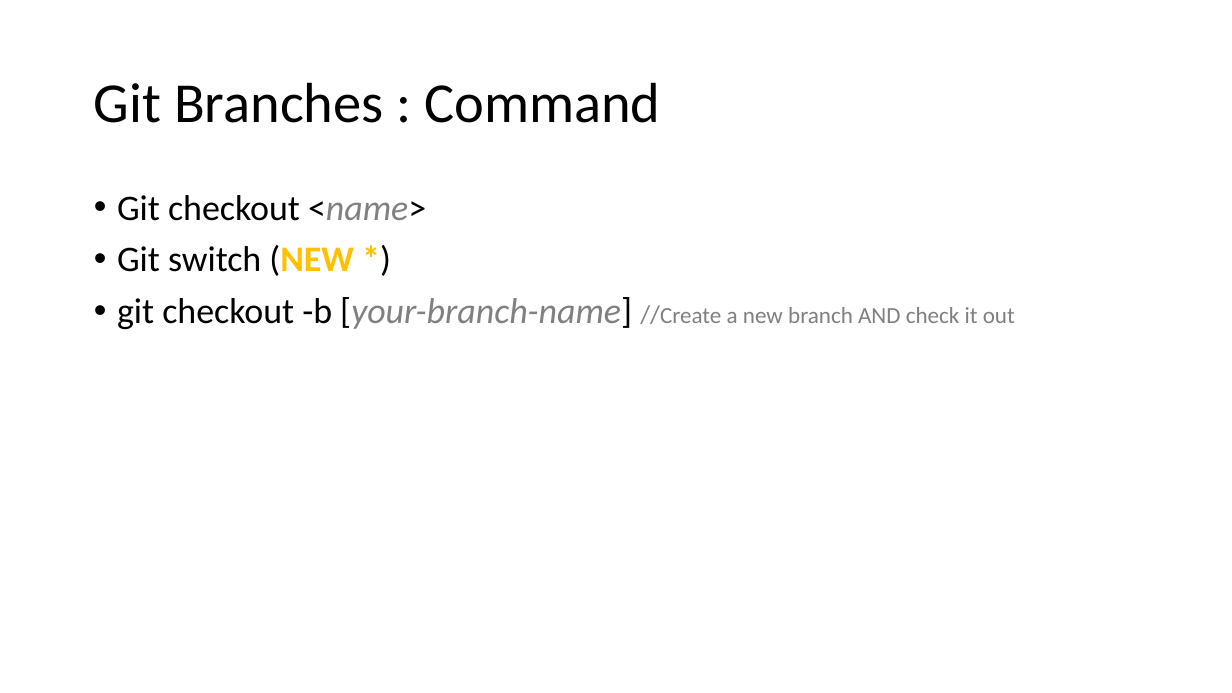
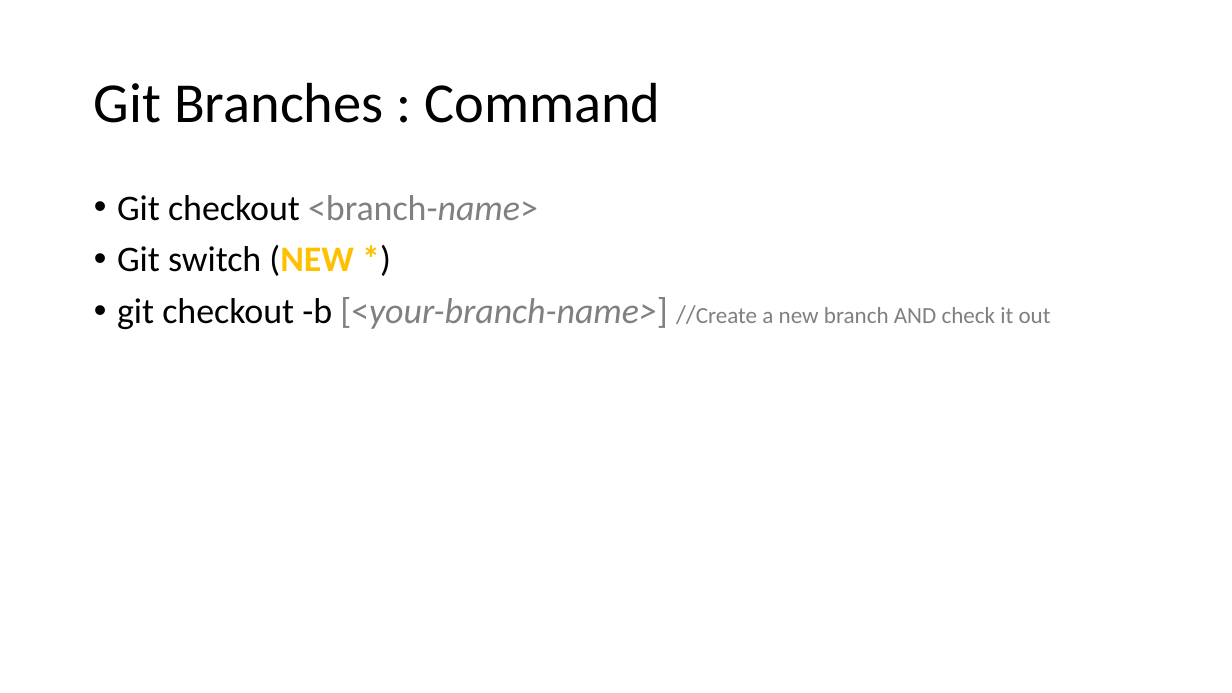
Before and after one commit to fmontazeri/Knowledeg, a slide deck: slide 5 of GitLearning.pptx. Drawn at 1232x693 pixels with LibreOffice and Linux fonts; fonts in the diff are those of the drawing. Boxes give left, top, right and bottom in pixels: in the first picture for what was removed or moved away, otherwise in the second. Text is boxed around its words. In the diff, an @@ line names an element or a change of style, - is before the commit and + after.

```diff
--- a/GitLearning.pptx
+++ b/GitLearning.pptx
@@ text at bbox=[117, 195, 538, 221]: text changed; text colour #000000 to #808080 @@
-• Git checkout <name>
+• Git checkout <branch-name>
@@ text at bbox=[117, 297, 1051, 329]: text changed @@
-• git checkout -b [your-branch-name] //Create a new branch AND check it out
+• git checkout -b [<your-branch-name>] //Create a new branch AND check it out
```
Also in this commit, not shown: 4 other slides changed, 4 slides added, 2 slides removed.
